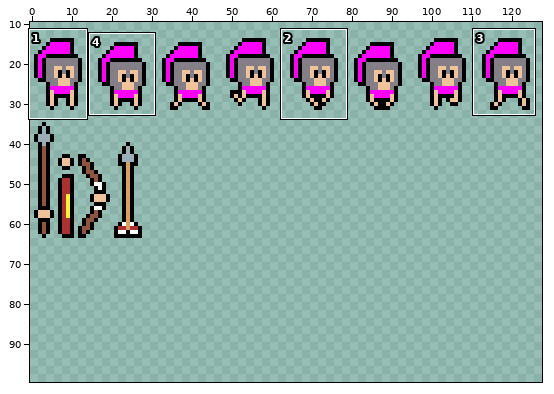
File history of a pixel-art file, Asset_Sources/sprites.aseprite. The first picture is a wide view before the edit; the outline marks the close-up.
Close-up. Before the edit:
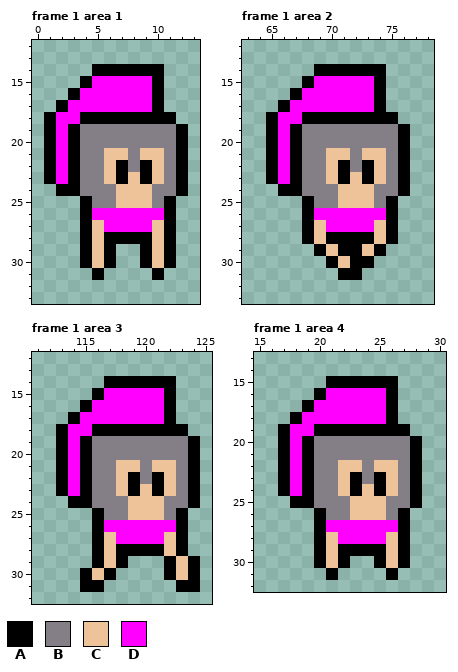
512x512 pixels, 6 frames. Shown: frame 1 area 1: x 0..13, y 12..33; frame 1 area 2: x 63..78, y 12..33; frame 1 area 3: x 111..125, y 12..32; frame 1 area 4: x 15..30, y 13..32. The old version is drawn lined up with the new one, on the new canvas. The wide view leaves out empty margins. The commit also changed other frames or places, which this record leaves out.
Palette (. is transparent): A #000000  B #847e87  C #eec39a  D #ff00ff
The same view after the edit:
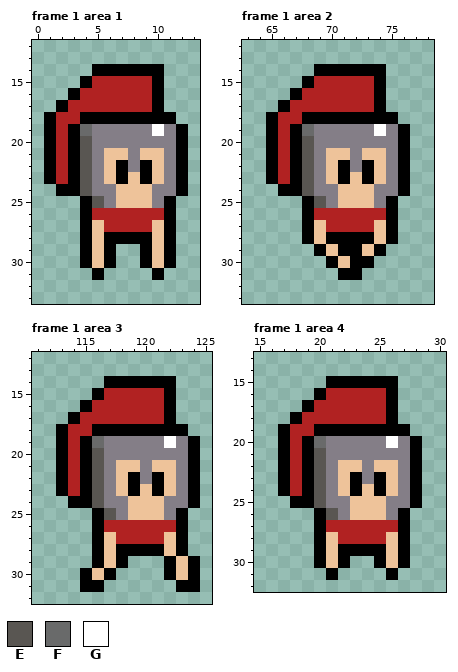
Colours new in this view: E #595652  F #696a6a  G #ffffff
Edits made:
canvas 512x512 -> 128x128 (the part of the old canvas that was cut away was empty and is not shown)
Colour D changes from #ff00ff to #b12222.
Frame 1 area 1:
Colour B becomes colour E in rows 20 to 24 at x 4; in row 25 at x 5.
Colour B becomes colour F in row 19 at x 4.
Colour B becomes colour G in row 19 at x 10.
Frame 1 area 2:
Colour B becomes colour E in rows 20 to 24 at x 68; in row 25 at x 69.
Colour B becomes colour F in row 19 at x 68.
Colour B becomes colour G in row 19 at x 74.
Frame 1 area 3:
Colour B becomes colour E in rows 20 to 24 at x 116; in row 25 at x 117.
Colour B becomes colour F in row 19 at x 116.
Colour B becomes colour G in row 19 at x 122.
Frame 1 area 4:
Colour B becomes colour E in rows 21 to 25 at x 20; in row 26 at x 21.
Colour B becomes colour F in row 20 at x 20.
Colour B becomes colour G in row 20 at x 26.
Pixel boxes of the changes (left, top, right, bottom) in both close-ups:
changed: (56, 76, 164, 232)
changed: (278, 76, 386, 232)
changed: (68, 388, 176, 544)
changed: (290, 388, 398, 544)
